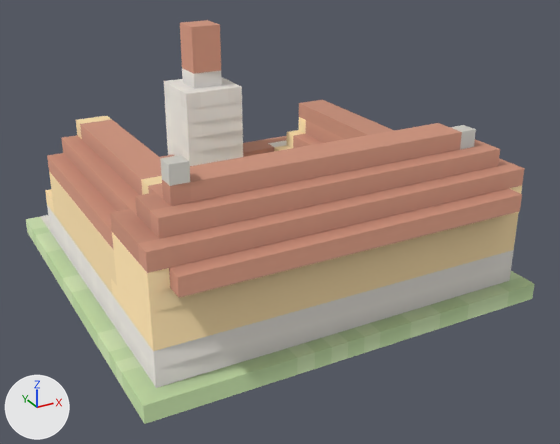
An edit to the glTF model client/public/models/university.lite.glb, drawn before and after from the same camera.
One viewpoint serves both versions: a 50 mm camera at (-10.21, -20.02, 11.28) aimed at (0.25, -1.01, 1.77). The axes (+X, +Y, +Z) are drawn at lower left. The lights are the same throughout. The older version comes first. Where no turn or scale is listed for an object, it has been applied to the vertices. Vertices at exactly the same position are counted once.

Script lines for the objects in view, before the commit:
```python
me_university = bpy.data.meshes.new('university')
me_university.from_pydata(...)  # 1015 vertices, 1586 faces; spans x -6.0..6.0, y -6.0..6.0, z 0.0..7.0
me_university.materials.append(mat_palette)
# before: 60 (-5.5, -5.5, 2.0) at pixel (151, 332), 67 (-5.5, -5.5, 3.5) at pixel (147, 273), 68 (-5.5, -3.0, 3.5) at pixel (111, 231), 69 (-5.5, -3.0, 2.0) at pixel (116, 285), 70 (-5.5, -3.0, 3.0) at pixel (113, 249)
# before: 74 (-5.5, -5.0, 3.5) at pixel (139, 263), 678 (-5.5, -5.5, 3.0) at pixel (148, 293)
ob_university = bpy.data.objects.new('university', me_university)
ob_university.location = (0.0, 0.0, 0.0)
```
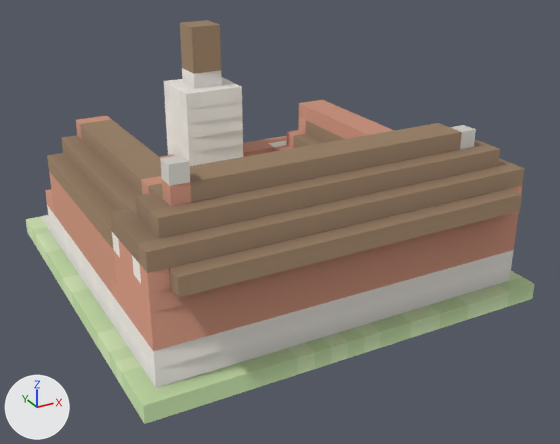
Boxes (x1, y1, x2, y2) around the edits, measured in the pictures (560 x 444 px):
part 1 of me_university, reshaped
    both: (112, 232, 152, 332)
part 2 of me_university, recoloured (darker)
    both: (45, 20, 525, 351)

What the commit changed:
me_university is used by ob_university; location (0.0, 0.0, 0.0).
Verts and faces of me_university; kept vertices keep their numbers, new ones are numbered from 1015.
me_university had 1015 vertices, 1586 faces and spanned x -6.0..6.0, y -6.0..6.0, z 0.0..7.0.
me_university now has 1020 vertices, 1594 faces and spans x -6.0..6.0, y -6.0..6.0, z 0.0..7.0.
Part 1, on me_university:
Faces deleted: (60, 67, 68), (60, 68, 69).
New vertex 1015 is at (-5.5, -5.0, 3.0), pixel (141, 283).
New vertex 1016 is at (-5.5, -4.5, 3.5), pixel (132, 255).
New vertex 1017 is at (-5.5, -4.5, 3.0), pixel (133, 274).
New vertex 1018 is at (-5.5, -3.5, 3.5), pixel (118, 238).
New vertex 1019 is at (-5.5, -3.5, 3.0), pixel (120, 257).
New faces: (60, 678, 70), (60, 70, 69), (67, 74, 678), (74, 1015, 678), (74, 1016, 1015), (1015, 1016, 1017).
New faces: (1016, 1018, 1017), (1017, 1018, 1019), (68, 1019, 1018), (68, 70, 1019).
me_university part 2: 534 kept faces spanning x -5.5..5.5, y -6.0..4.5, z 1.0..7.0 get new vertex colours; the middle colour goes from brown #c38b76 to brown #8e765f.
